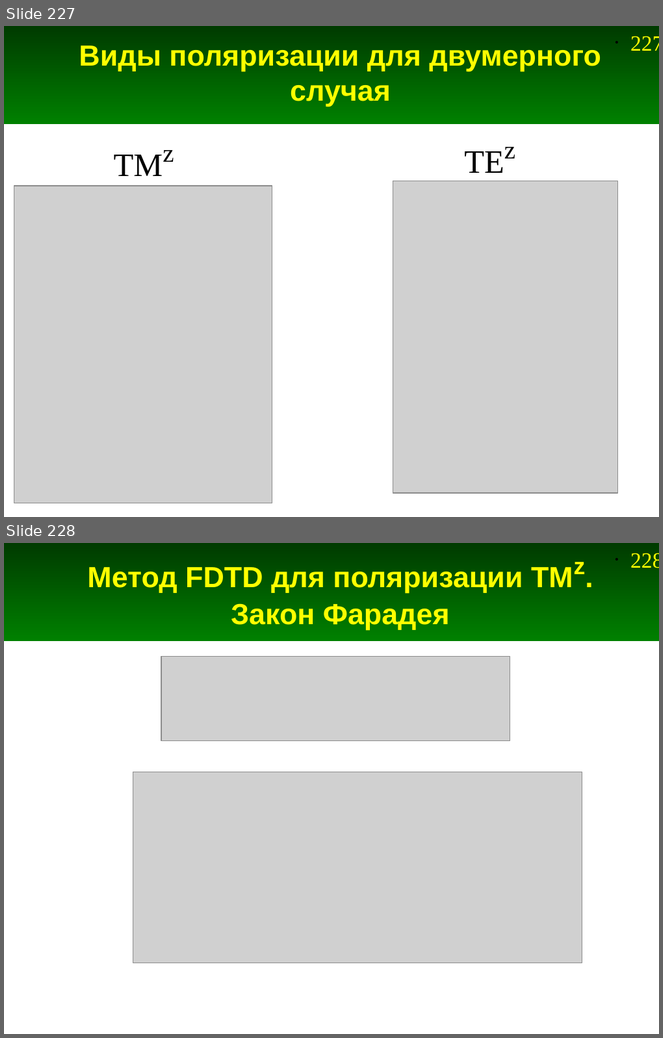
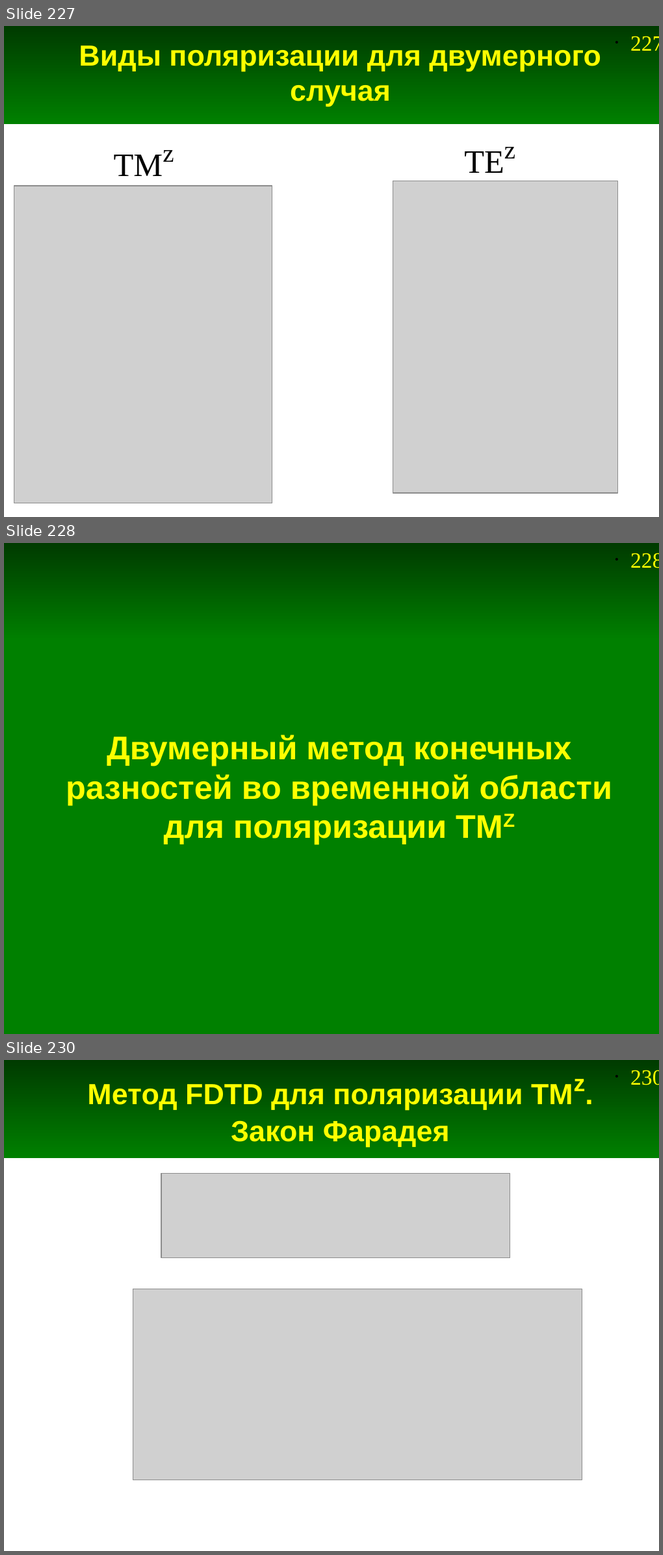
Before and after one commit to andris0147sv/modelling, a slide deck: presentations/2. FDTD.odp. Shown one above the other, each under a label of ours: slides 227 and 228 before the commit, slides 227, 228 and 230 after it; the slides between them are not shown. The pictures are 663x1038 and 663x1555 pixels, drawn with LibreOffice and Linux fonts; fonts in the diff are those of the drawing; grey boxes stand for pictures. Boxes give left, top, right and bottom in pixels: in the first picture for what was removed or moved away, otherwise in the second. Text is boxed around its words. In the diff, an @@ line names an element or a change of style, - is before the commit and + after.

```diff
--- a/presentations/2. FDTD.odp
+++ b/presentations/2. FDTD.odp
@@ slide 228 added at [4,543,659,1034], background #FFFFFF; not listed: 2 template elements that a slide beside it also shows @@
@@ rectangle added at [4,639,659,1034], fill #008000, outline #008000 0 pt @@
@@ title added at [66,735,612,845], 36 pt, text #FFFF00, bold @@
+Двумерный метод конечных разностей во временной области
+для поляризации TMZ
@@ what was slide 228 is now slide 230 @@
@@ page number at [631,1070,659,1085]: text changed @@
-• 228
+• 230
```
Also in this commit, not shown: 3 slides changed, 1 other slide added, 2 slides removed, 9 other files.
